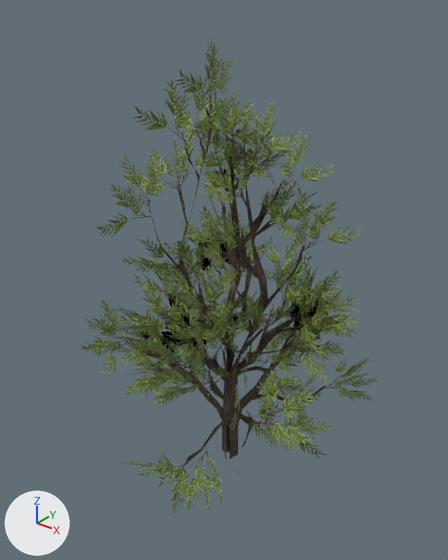
What one commit did to the glTF model assets/models/vegetation/woodland/woodland_tree_01_lod2.glb.
Camera for both pictures: a 50 mm lens placed at (11.85, -14.4, 16.78), pointed at (0.1, 0.3, 7.66). Arrows for +X, +Y and +Z are at lower left; the lights stay in place. The older version comes first. Vertices at exactly the same position are counted once.

Script lines for the objects in view, before the commit:
```python
me_object_2700_003 = bpy.data.meshes.new('Object_2700.003')
me_object_2700_003.from_pydata(...)  # 523 vertices, 499 faces; spans x -3.96..3.73, y -3.55..4.43, z 0.01..14.32
me_object_2700_003.materials.append(mat_bark)
me_object_2701_003 = bpy.data.meshes.new('Object_2701.003')
me_object_2701_003.from_pydata(...)  # 658 vertices, 328 faces; spans x -5.7..5.6, y -5.5..6.2, z 0.2..15.5
me_object_2701_003.materials.append(mat_leaves)
ob_object_5404_001 = bpy.data.objects.new('Object_5404.001', me_object_2700_003)
ob_object_5404_001.location = (0.0, 0.0, 0.0)
ob_object_5406_001 = bpy.data.objects.new('Object_5406.001', me_object_2701_003)
ob_object_5406_001.location = (0.0, 0.0, 0.0)
```
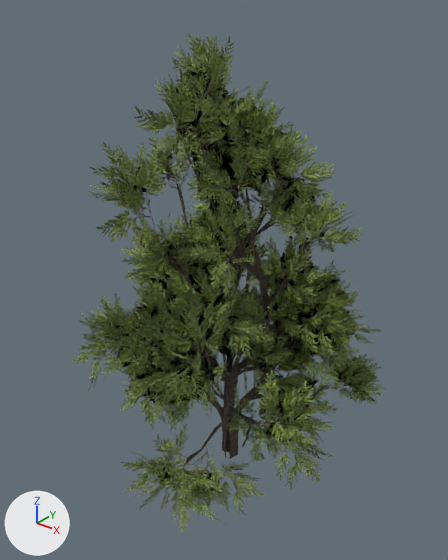
Changed parts and their boxes (x1, y1, x2, y2) in the pictures (448 x 560 px):
'Object_5406.001', reshaped: before (80, 38, 378, 514); after (71, 33, 385, 532)
part 1 of me_object_2701_003, built on: before (163, 115, 251, 260); after (71, 33, 385, 532)

What the commit changed:
me_object_2701_003 is used by ob_object_5406_001; location (0.0, 0.0, 0.0).
me_object_2701_003 had 658 vertices, 328 faces and spanned x -5.7..5.6, y -5.5..6.2, z 0.2..15.5.
me_object_2701_003 now has 3315 vertices, 1605 faces and spans x -6.1..6.1, y -5.8..6.4, z 0.2..15.6.
me_object_2701_003 part 1: 1 vertex moved within x -2.1, y 1.4, z 6.7; 2 vertices removed from x 0.4..1.1, y -0.1..0.8, z 11.6..13.0; 2659 vertices added at x -6.1..6.1, y -5.8..6.4, z 0.2..15.6.
